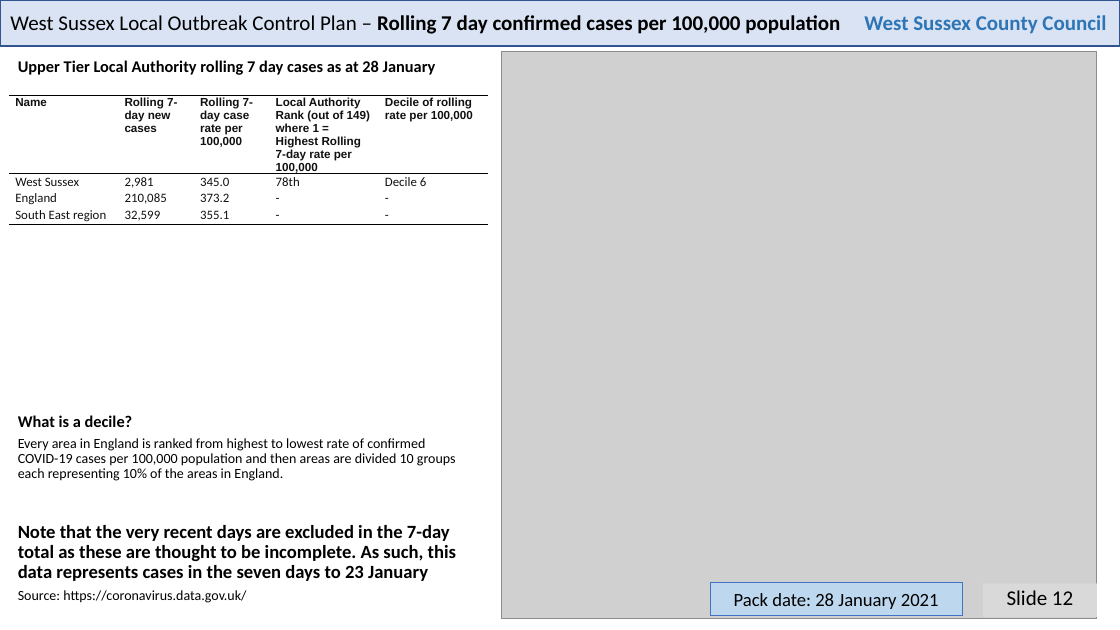
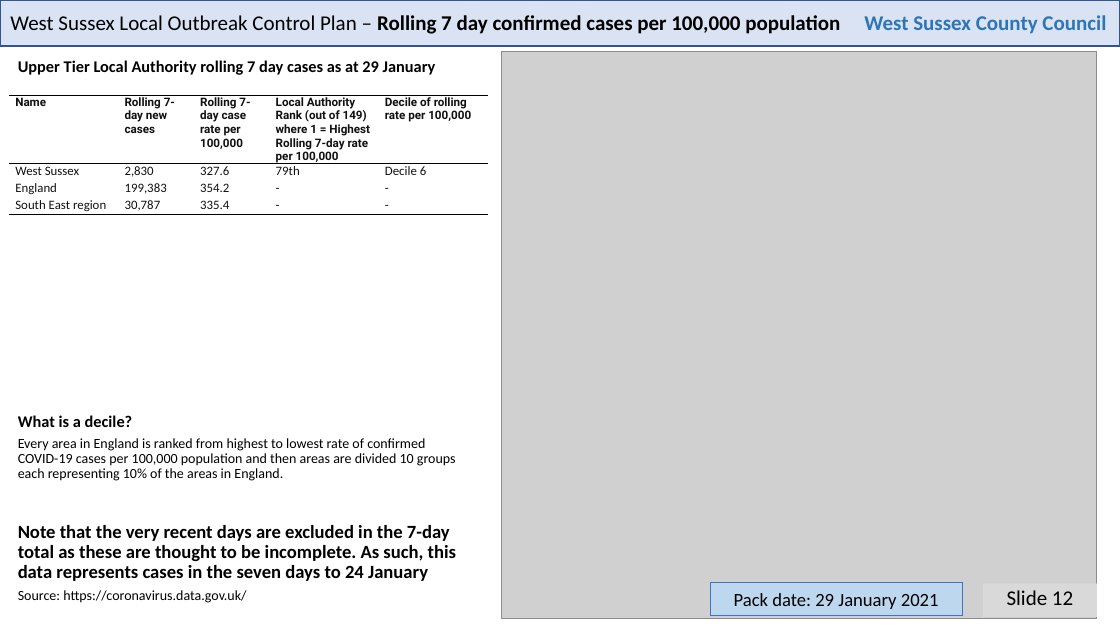
Before and after one commit to psychty/wsx_covid_datapack_public, a slide deck: slide 12 of Latest_West_Sussex_C19_slide_deck.pptx. Drawn at 1120x630 pixels with LibreOffice and Linux fonts; fonts in the diff are those of the drawing; grey boxes stand for pictures. Boxes give left, top, right and bottom in pixels: in the first picture for what was removed or moved away, otherwise in the second. Text is boxed around its words. In the diff, an @@ line names an element or a change of style, - is before the commit and + after.

```diff
--- a/Latest_West_Sussex_C19_slide_deck.pptx
+++ b/Latest_West_Sussex_C19_slide_deck.pptx
@@ text at <box>18,60,436,75</box>: text changed @@
-Upper Tier Local Authority rolling 7 day cases as at 28 January
+Upper Tier Local Authority rolling 7 day cases as at 29 January
@@ table at <box>9,96,488,329</box> @@
-row 2: West Sussex | 2,981 | 345.0 | 78th | Decile 6
+row 2: West Sussex | 2,830 | 327.6 | 79th | Decile 6
-row 3, column 2: 210,085
+row 3, column 2: 199,383
-row 3, column 3: 373.2
+row 3, column 3: 354.2
-row 4, column 2: 32,599
+row 4, column 2: 30,787
-row 4, column 3: 355.1
+row 4, column 3: 335.4
@@ font Arial to Roboto in "Name", "Rolling 7-day new cases", "Rolling 7-day case rate per 100,000", "Local Authority Rank (out of 149) where ..." and 1 more places @@
@@ text at <box>18,525,456,581</box>: text changed @@
-Note that the very recent days are excluded in the 7-day total as these are thought to be incomplete. As such, this data represents cases in the seven days to 23 January
+Note that the very recent days are excluded in the 7-day total as these are thought to be incomplete. As such, this data represents cases in the seven days to 24 January
@@ text in rectangle at <box>734,593,939,609</box>: text changed @@
-Pack date: 28 January 2021
+Pack date: 29 January 2021
```
Also in this commit, not shown: 22 other slides changed, 49 other files.
